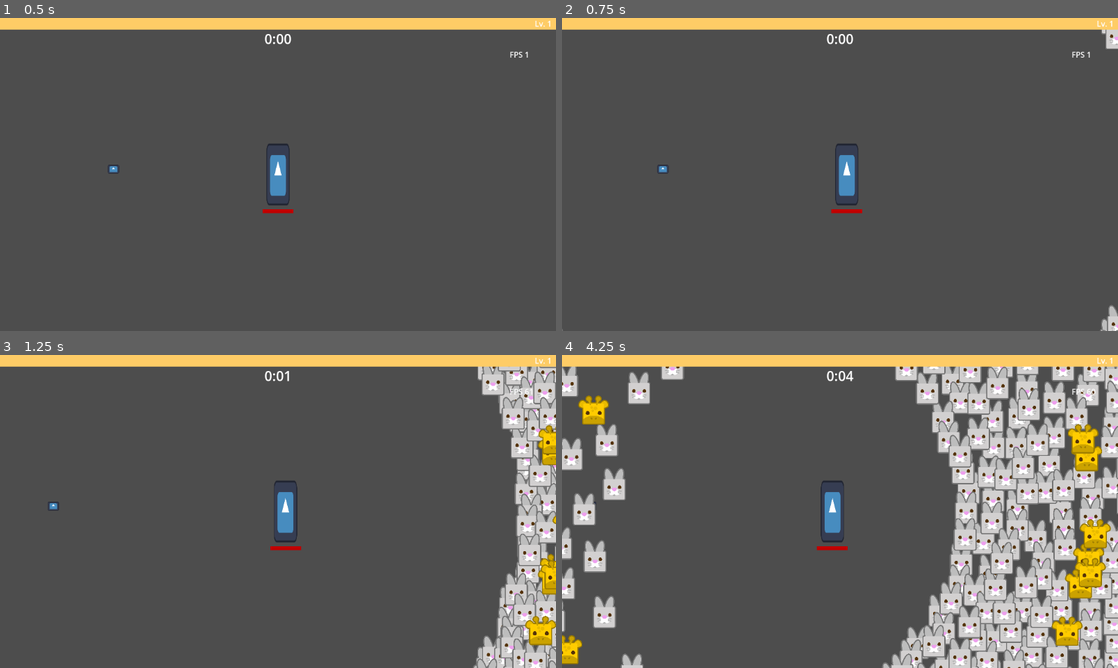
Above: before the commit, frames 1-4 (two rows, left to right).
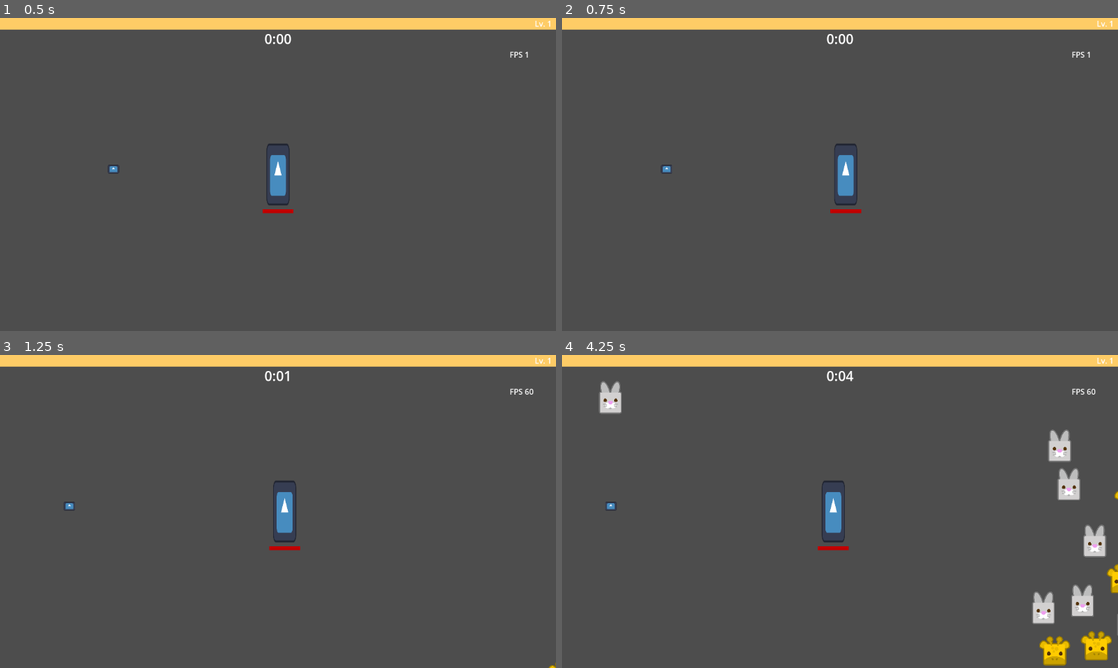
Above: after the commit, the same moments.

Repository: Boushitou/Q3_Nil_Survivor
Game: Godot game, scene res://Scenes/main_game.tscn
Same seed, same stepped clock (60 frames per second), same inputs: the game is played once before the commit and once after it. The engine's default icon, where the game draws it, is replaced by a stand-in: a white triangle on a blue panel in a dark square.
Inputs:
- Up to frame 1 (0.5 s): no input
- Up to frame 2 (0.75 s): tap Enter at 0.5 s; hold D (move_right) from 0.53 s (still down)
- Up to frame 3 (1.25 s): keep holding D (move_right)
- Up to frame 4 (4.25 s): release D (move_right) at 1.28 s; hold S (move_down) 1.28-2.03 s; hold D (move_right) 2.03-2.78 s; hold W (move_up) 2.78-3.53 s; hold Q (move_left) from 3.53 s (still down)

Frame 1 is identical in both runs. In frame 2, 0.6% of the frame differs, in the area x 0-100%, y 3-100%; in frame 3, 9.3%; in frame 4, 33%.

Commit message:
Started adding more waves enemies and balancing.

Diff:
--- a/Data/Enemies/0_beetle.tres
+++ b/Data/Enemies/0_beetle.tres
@@ -7,7 +7,7 @@
 script = ExtResource("1_hn2cu")
 ID = 0
 name = "Beetle"
-max_health = 10
-power = 2
-speed = 70.0
+max_health = 5
+power = 5
+speed = 60.0
 sprite = ExtResource("2_gbbms")
--- a/Data/Enemies/1_mummy.tres
+++ b/Data/Enemies/1_mummy.tres
@@ -7,7 +7,7 @@
 script = ExtResource("1_r8prr")
 ID = 1
 name = "Mummy"
-max_health = 20
+max_health = 10
 power = 5
-speed = 10.0
+speed = 40.0
 sprite = ExtResource("2_5hkrk")
--- /dev/null
+++ b/Data/Enemies/2_skeleton.tres
@@ -0,0 +1,13 @@
+[gd_resource type="Resource" script_class="EnemyData" load_steps=3 format=3 uid="uid://cjy1han4o5m57"]
+
+[ext_resource type="Script" path="res://Data/EnemyData.gd" id="1_6o3bu"]
+[ext_resource type="Texture2D" uid="uid://bgxjrifq2wi0s" path="res://Assets/Enemies/Temporary/pig.png" id="2_h5dcj"]
+
+[resource]
+script = ExtResource("1_6o3bu")
+ID = 2
+name = "Skeleton"
+max_health = 15
+power = 10
+speed = 50.0
+sprite = ExtResource("2_h5dcj")
--- /dev/null
+++ b/Data/Enemies/3_sand_spirit.tres
@@ -0,0 +1,13 @@
+[gd_resource type="Resource" script_class="EnemyData" load_steps=3 format=3 uid="uid://b0khdkysugn2s"]
+
+[ext_resource type="Script" path="res://Data/EnemyData.gd" id="1_6bafu"]
+[ext_resource type="Texture2D" uid="uid://cee1il8snlxsn" path="res://Assets/Enemies/Temporary/parrot.png" id="2_mso3v"]
+
+[resource]
+script = ExtResource("1_6bafu")
+ID = 3
+name = "Sand Spirit"
+max_health = 10
+power = 5
+speed = 70.0
+sprite = ExtResource("2_mso3v")
--- /dev/null
+++ b/Data/Enemies/3_stone_golem.tres
@@ -0,0 +1,13 @@
+[gd_resource type="Resource" script_class="EnemyData" load_steps=3 format=3 uid="uid://c584eclw4prq4"]
+
+[ext_resource type="Script" path="res://Data/EnemyData.gd" id="1_3tvw6"]
+[ext_resource type="Texture2D" uid="uid://dg20f8a26ppyk" path="res://Assets/Enemies/Temporary/elephant.png" id="2_mvvgb"]
+
+[resource]
+script = ExtResource("1_3tvw6")
+ID = 4
+name = "Stone Golem"
+max_health = 150
+power = 10
+speed = 40.0
+sprite = ExtResource("2_mvvgb")
--- a/Data/Waves/wave1.tres
+++ b/Data/Waves/wave1.tres
@@ -7,6 +7,6 @@
 wave_nb = 1
 enemy_frequency = 1.0
 enemy_data = Array[Dictionary]([{
-"count": 10,
+"count": 15,
 "type": 0
 }])
--- a/Data/Waves/wave2.tres
+++ b/Data/Waves/wave2.tres
@@ -5,11 +5,11 @@
 [resource]
 script = ExtResource("1_61a0j")
 wave_nb = 2
-enemy_frequency = 0.5
+enemy_frequency = 1.0
 enemy_data = Array[Dictionary]([{
-"count": 8,
+"count": 20,
 "type": 0
 }, {
-"count": 5,
+"count": 10,
 "type": 1
 }])
--- /dev/null
+++ b/Data/Waves/wave3.tres
@@ -0,0 +1,11 @@
+[gd_resource type="Resource" script_class="WaveData" load_steps=2 format=3 uid="uid://bsp7y18w33ux1"]
+
+[ext_resource type="Script" path="res://Data/WaveData.gd" id="1_2vl7b"]
+
+[resource]
+script = ExtResource("1_2vl7b")
+wave_nb = 3
+enemy_frequency = 0.5
+enemy_data = Array[Dictionary]([{
+"type": 0
+}])
--- /dev/null
+++ b/Data/Waves/wave4.tres
@@ -0,0 +1,11 @@
+[gd_resource type="Resource" script_class="WaveData" load_steps=2 format=3 uid="uid://bmm04nhehaoa2"]
+
+[ext_resource type="Script" path="res://Data/WaveData.gd" id="1_mfcbd"]
+
+[resource]
+script = ExtResource("1_mfcbd")
+wave_nb = 4
+enemy_frequency = 0.25
+enemy_data = Array[Dictionary]([{
+"type": 2
+}])
--- a/Scenes/Player.tscn
+++ b/Scenes/Player.tscn
@@ -91,13 +91,13 @@
 "attack_speed": 1.0,
 "power": 1.0,
 "projectile_speed": 0.0,
-"speed": 200.0
+"speed": 150.0
 }
 health = NodePath("../Health")
 
 [node name="Health" type="Node" parent="."]
 script = ExtResource("6_lf85x")
-total_health = 50000
+total_health = 120
 
 [node name="Inventory" type="Node" parent="."]
 process_priority = -1
--- a/Scenes/main_game.tscn
+++ b/Scenes/main_game.tscn
@@ -10,7 +10,6 @@
 [ext_resource type="Resource" uid="uid://bwhux13w4ad2p" path="res://Data/Waves/wave1.tres" id="7_eys2x"]
 [ext_resource type="Resource" uid="uid://bmh5pfw8h3mqh" path="res://Data/Waves/wave2.tres" id="7_mered"]
 [ext_resource type="Resource" uid="uid://dhtrl42tt5ogm" path="res://Data/Enemies/0_beetle.tres" id="9_bhl7t"]
-[ext_resource type="Resource" uid="uid://s18gyu0c4vwh" path="res://Data/Waves/wavetroll.tres" id="9_yi551"]
 [ext_resource type="Resource" uid="uid://cm3hry1mlptl6" path="res://Data/Enemies/1_mummy.tres" id="10_hrgb2"]
 [ext_resource type="Script" path="res://Scripts/Items/XpOrbManager.gd" id="13_ij7ea"]
 
@@ -34,7 +33,7 @@
 
 [node name="EnemySpawner" type="Node" parent="EnemiesManager"]
 script = ExtResource("7_dhjye")
-waves = Array[Resource("res://Data/WaveData.gd")]([ExtResource("9_yi551"), ExtResource("7_mered"), ExtResource("7_eys2x")])
+waves = Array[Resource("res://Data/WaveData.gd")]([ExtResource("7_mered"), ExtResource("7_eys2x")])
 enemies_data = Array[Resource("res://Data/EnemyData.gd")]([ExtResource("9_bhl7t"), ExtResource("10_hrgb2")])
 
 [node name="XpOrbManager" type="Node" parent="EnemiesManager"]
--- a/Scripts/Items/ItemSelector.gd
+++ b/Scripts/Items/ItemSelector.gd
@@ -33,7 +33,6 @@
 		pass
 	else:
 		make_parent_not_visible(null)
-		Engine.time_scale = 1.0
 		print("No items to display !")
 
 
@@ -138,6 +137,8 @@
 		return
 	if get_parent().is_visible_in_tree():
 		prepare_items_to_display()
+	else:
+		Engine.time_scale = 1.0
 
 
 func set_focus_neighbors() -> void:
--- a/Scripts/Items/XpOrbManager.gd
+++ b/Scripts/Items/XpOrbManager.gd
@@ -30,7 +30,7 @@
 func spawn_orb(position : Vector2, _enemy_type : int) -> void:
 	if xp_orb_nb < MAX_ORB_NB:
 		var new_orb : Experience = PoolSystem.instantiate_object("xp_orb", orb, position, 0.0, self)
-		new_orb.value = 1000 #because they don't get destroyed they keep the old value so we initialize them
+		new_orb.value = orbs_value #because they don't get destroyed they keep the old value so we initialize them
 		orbs.append(new_orb)
 		xp_orb_nb += 1
 	else:
Not shown, changed: Data/Enemies/ID_enemies_helper.txt
Not shown: 1 places in Scenes/main_game.tscn that only renumber resources
